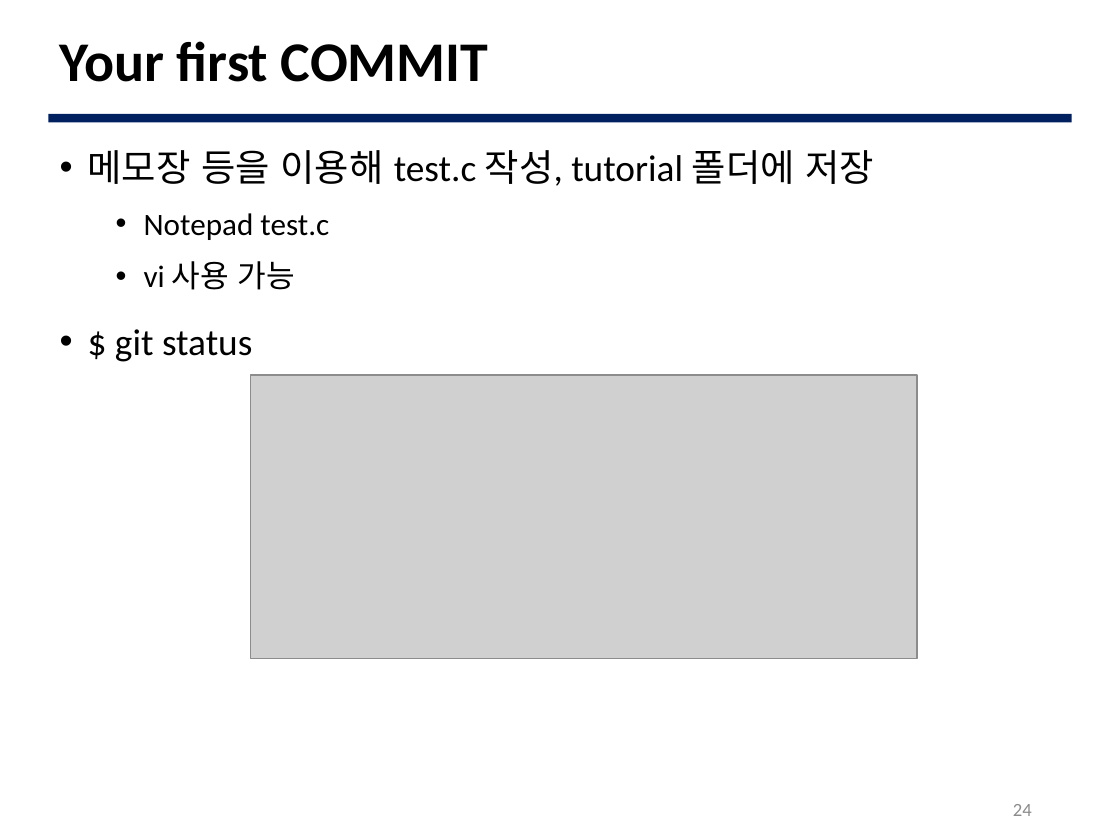
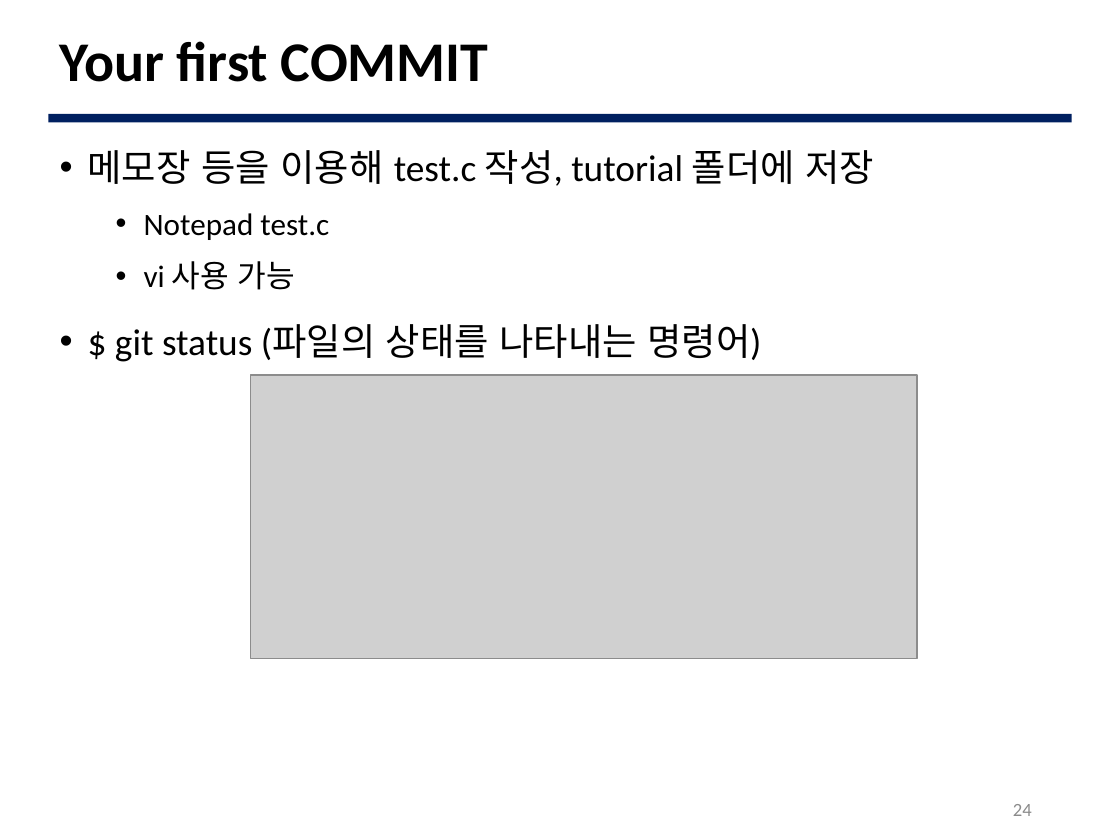
Before and after one commit to JBNU-JEduTools/osscourse, a slide deck: slide 24 of Slides/5. Git 초급.pptx. Drawn at 1120x840 pixels with LibreOffice and Linux fonts; fonts in the diff are those of the drawing; grey boxes stand for pictures; background and template pictures are left out. Boxes give left, top, right and bottom in pixels: in the first picture for what was removed or moved away, otherwise in the second. Text is boxed around its words. In the diff, an @@ line names an element or a change of style, - is before the commit and + after.

```diff
--- a/Slides/5. Git 초급.pptx
+++ b/Slides/5. Git 초급.pptx
@@ text at (115, 324, 761, 362): text changed @@
-• $ git status
+• $ git status (파일의 상태를 나타내는 명령어)
```
Also in this commit, not shown: 5 other slides changed, 1 slide added, 5 other files.
